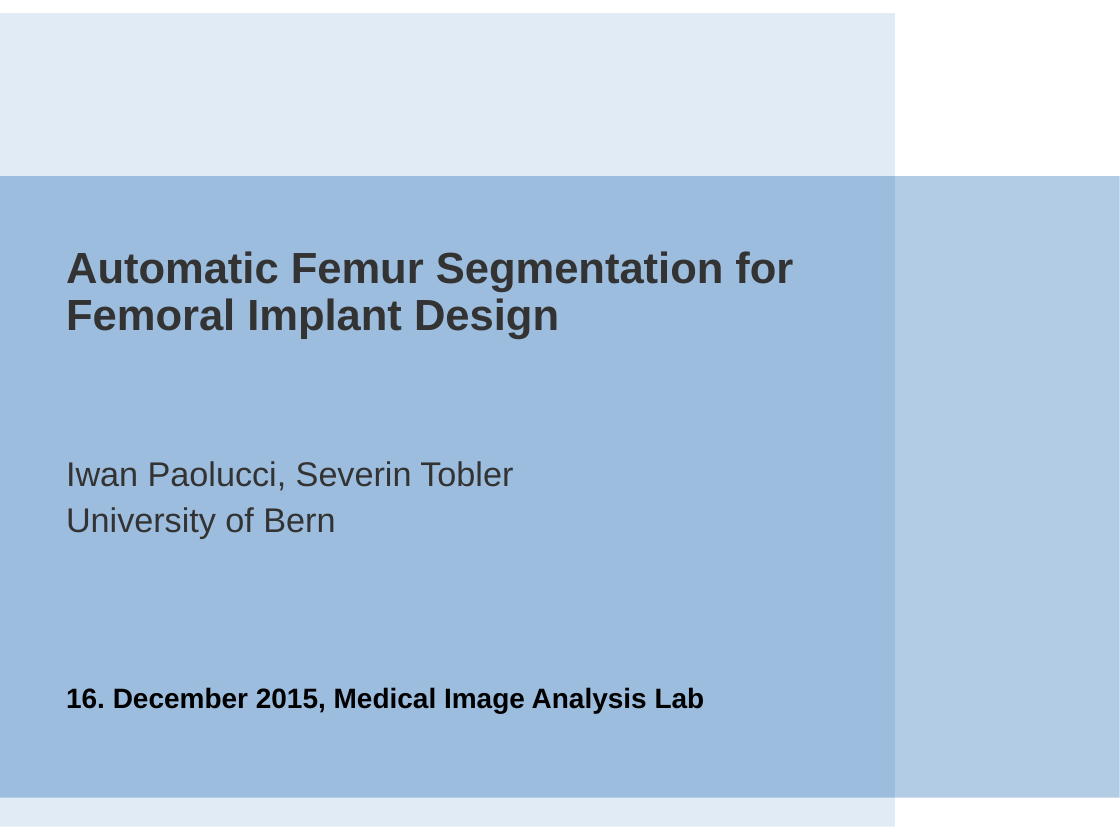
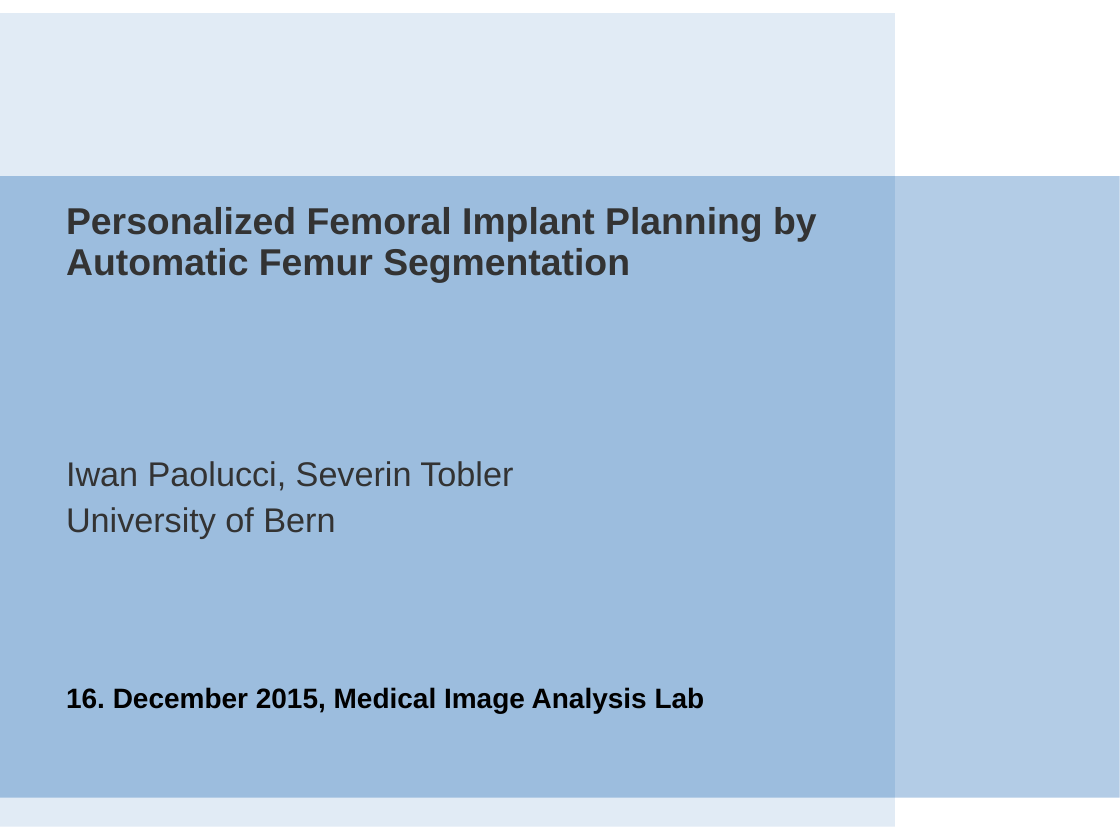
Before and after one commit to ipa/MIALab, a slide deck: slide 1 of doc/presentation/MIALab_slides.pptx. Drawn at 1120x840 pixels with LibreOffice and Linux fonts; fonts in the diff are those of the drawing; background and template pictures are left out. Boxes give left, top, right and bottom in pixels: in the first picture for what was removed or moved away, otherwise in the second. Text is boxed around its words. In the diff, an @@ line names an element or a change of style, - is before the commit and + after.

```diff
--- a/doc/presentation/MIALab_slides.pptx
+++ b/doc/presentation/MIALab_slides.pptx
@@ text at box(66, 207, 817, 282): text changed; size 28 to 24 pt @@
-Automatic Femur Segmentation for Femoral Implant Design
+Personalized Femoral Implant Planning by Automatic Femur Segmentation
```
Also in this commit, not shown: 3 other slides changed, 1 other file.
